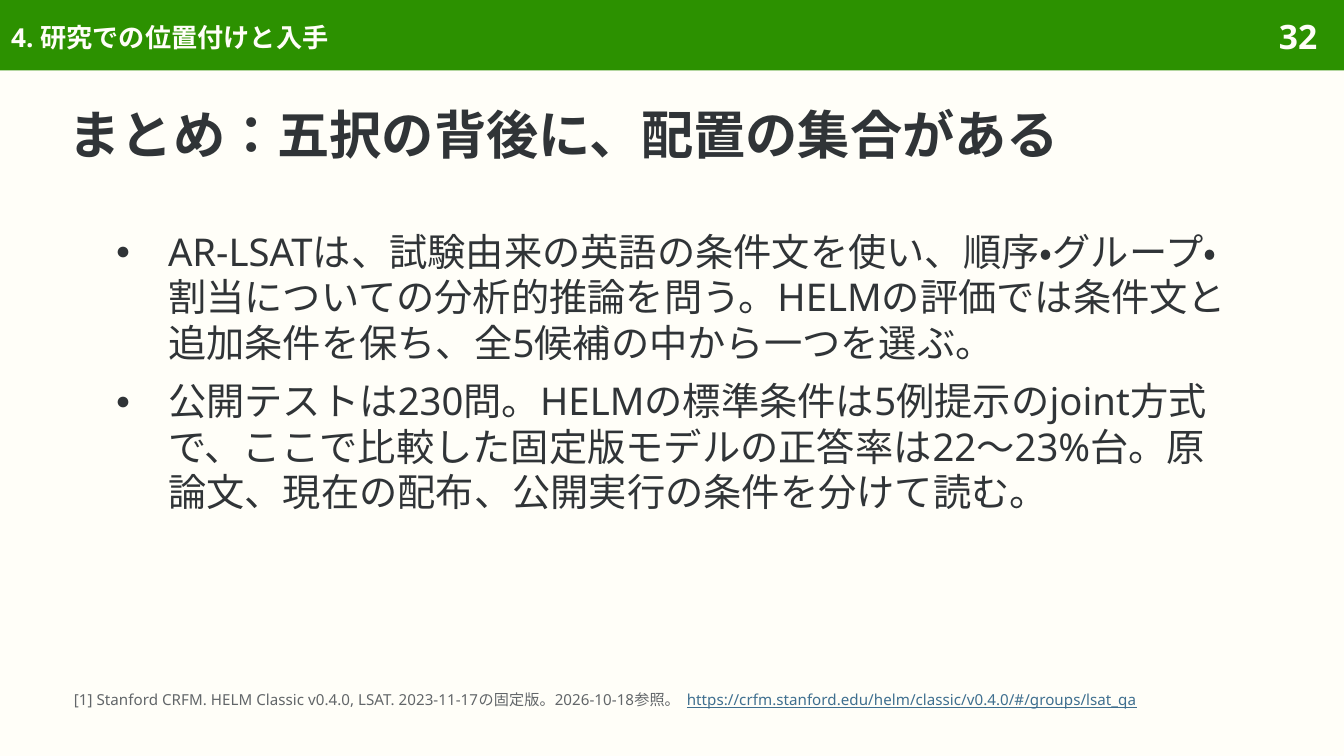
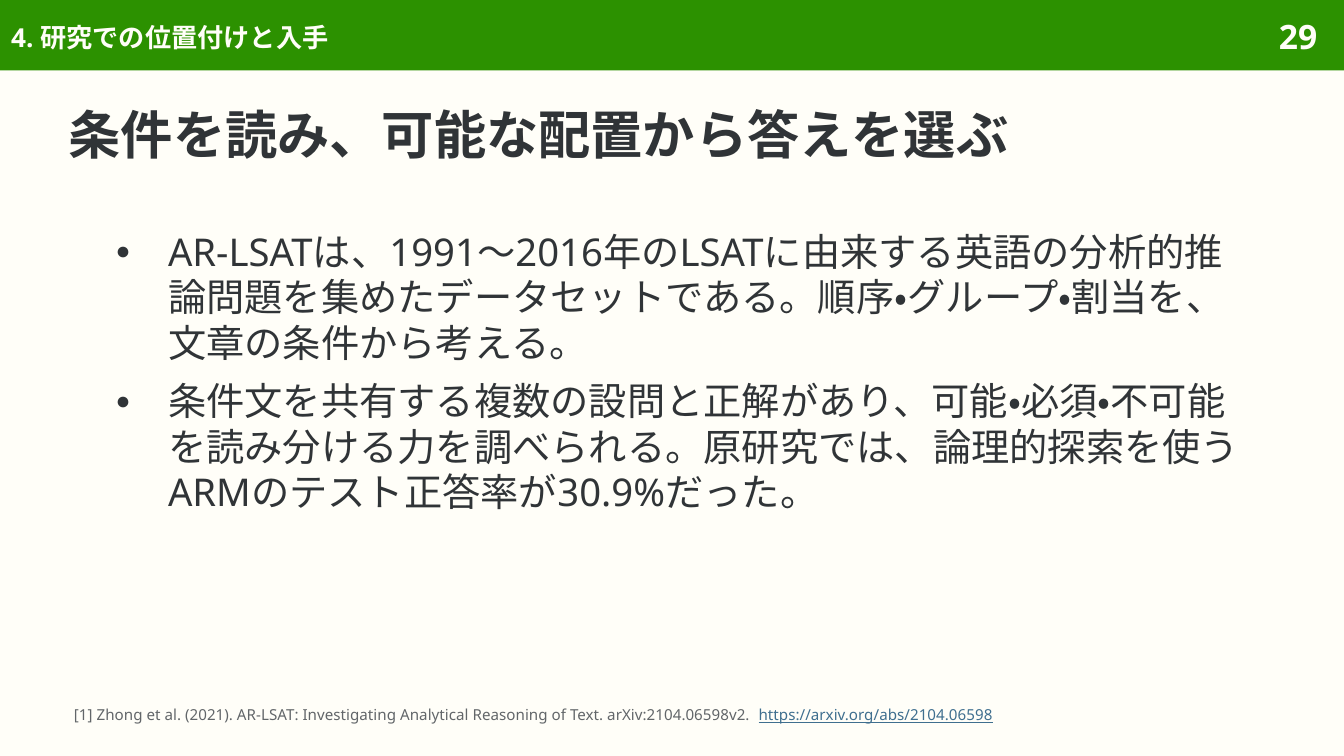
Before and after one commit to sasakiy84/datasets-in-10-minutes, a slide deck: slide 29 of slides/datasets-in-10-minutes-lsat.pptx (slide 32 before the commit). Drawn at 1344x756 pixels with LibreOffice and Linux fonts; fonts in the diff are those of the drawing. Boxes give left, top, right and bottom in pixels: in the first picture for what was removed or moved away, otherwise in the second. Text is boxed around its words. In the diff, an @@ line names an element or a change of style, - is before the commit and + after.

Commit message:
Center AR-LSAT on analytical reasoning and original dataset evaluation

```diff
--- a/slides/datasets-in-10-minutes-lsat.pptx
+++ b/slides/datasets-in-10-minutes-lsat.pptx
@@ page number at box(1279, 24, 1317, 50): text changed @@
-32
+29
@@ title at box(69, 109, 1009, 159): text changed @@
-まとめ：五択の背後に、配置の集合がある
+条件を読み、可能な配置から答えを選ぶ
@@ text at box(168, 234, 1239, 509): text changed @@
-● AR-LSATは、試験由来の英語の条件文を使い、順序・グループ・割当についての分析的推論を問う。HELMの評価では条件文と追加条件を保ち、全5候補の中から一つを選ぶ。
-● 公開テストは230問。HELMの標準条件は5例提示のjoint方式で、ここで比較した固定版モデルの正答率は22〜23%台。原論文、現在の配布、公開実行の条件を分けて読む。
+● AR-LSATは、1991〜2016年のLSATに由来する英語の分析的推論問題を集めたデータセットである。順序・グループ・割当を、文章の条件から考える。
+● 条件文を共有する複数の設問と正解があり、可能・必須・不可能を読み分ける力を調べられる。原研究では、論理的探索を使うARMのテスト正答率が30.9%だった。
@@ text at box(74, 708, 993, 724): text changed @@
-[1] Stanford CRFM. HELM Classic v0.4.0, LSAT. 2023-11-17の固定版。2026-10-18参照。 https://crfm.stanford.edu/helm/classic/v0.4.0/#/groups/lsat_qa
+[1] Zhong et al. (2021). AR-LSAT: Investigating Analytical Reasoning of Text. arXiv:2104.06598v2. https://arxiv.org/abs/2104.06598
```
Also in this commit, not shown: 47 other slides changed, 2 slides added, 11 slides removed, 44 other files.
